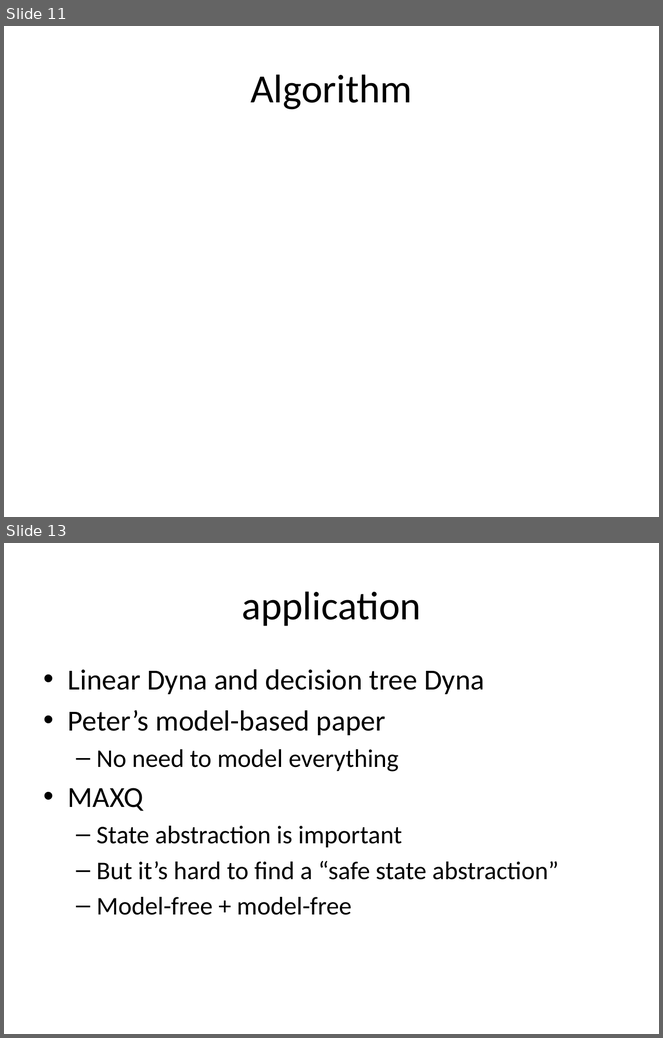
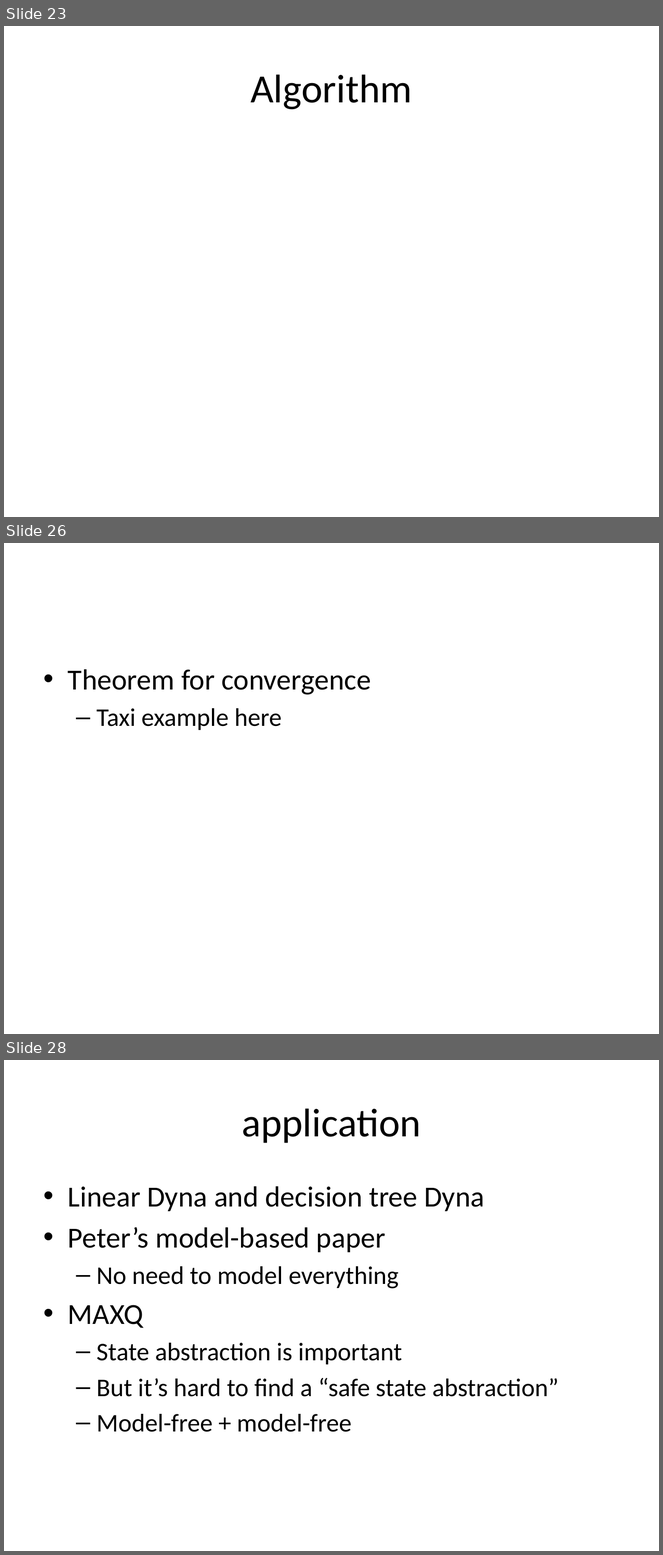
Before and after one commit to lono175/Thesis, a slide deck: OptimalPlanning.pptx. Shown one above the other, each under a label of ours: slides 11 and 13 before the commit, slides 23, 26 and 28 after it; the slides between them are not shown. The pictures are 663x1038 and 663x1555 pixels, drawn with LibreOffice and Linux fonts; fonts in the diff are those of the drawing. Boxes give left, top, right and bottom in pixels: in the first picture for what was removed or moved away, otherwise in the second. Text is boxed around its words. In the diff, an @@ line names an element or a change of style, - is before the commit and + after.

```diff
--- a/OptimalPlanning.pptx
+++ b/OptimalPlanning.pptx
@@ slide 26 added at <box>4,543,659,1034</box>, background #FFFFFF @@
@@ text added at <box>68,669,371,730</box>, 32 pt, text #000000 @@
+• Theorem for convergence
+  – Taxi example here
@@ what was slide 11 is now slide 23 @@
@@ what was slide 13 is now slide 28 @@
```
Also in this commit, not shown: 10 slides changed, 25 other slides added, 1 slide removed.
